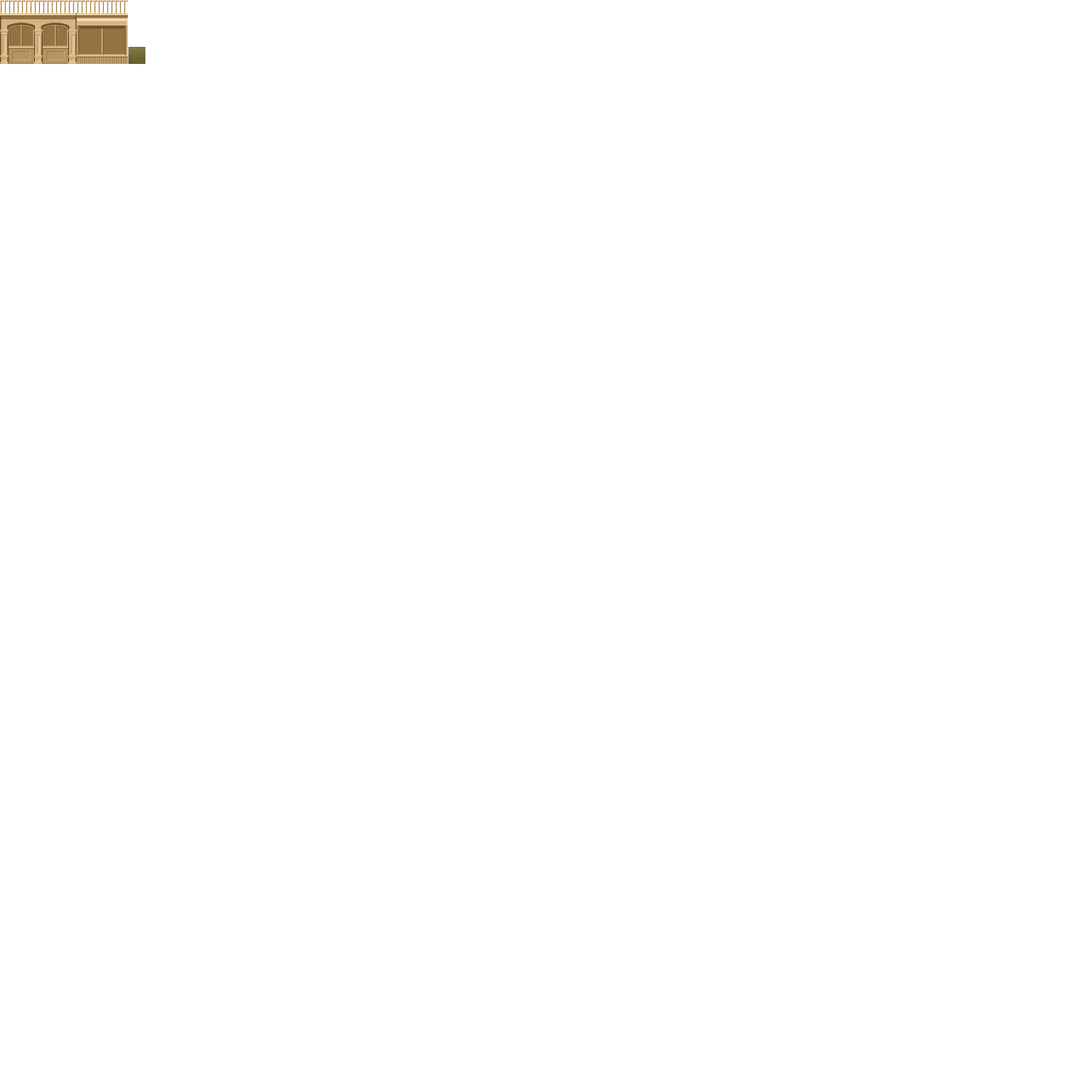
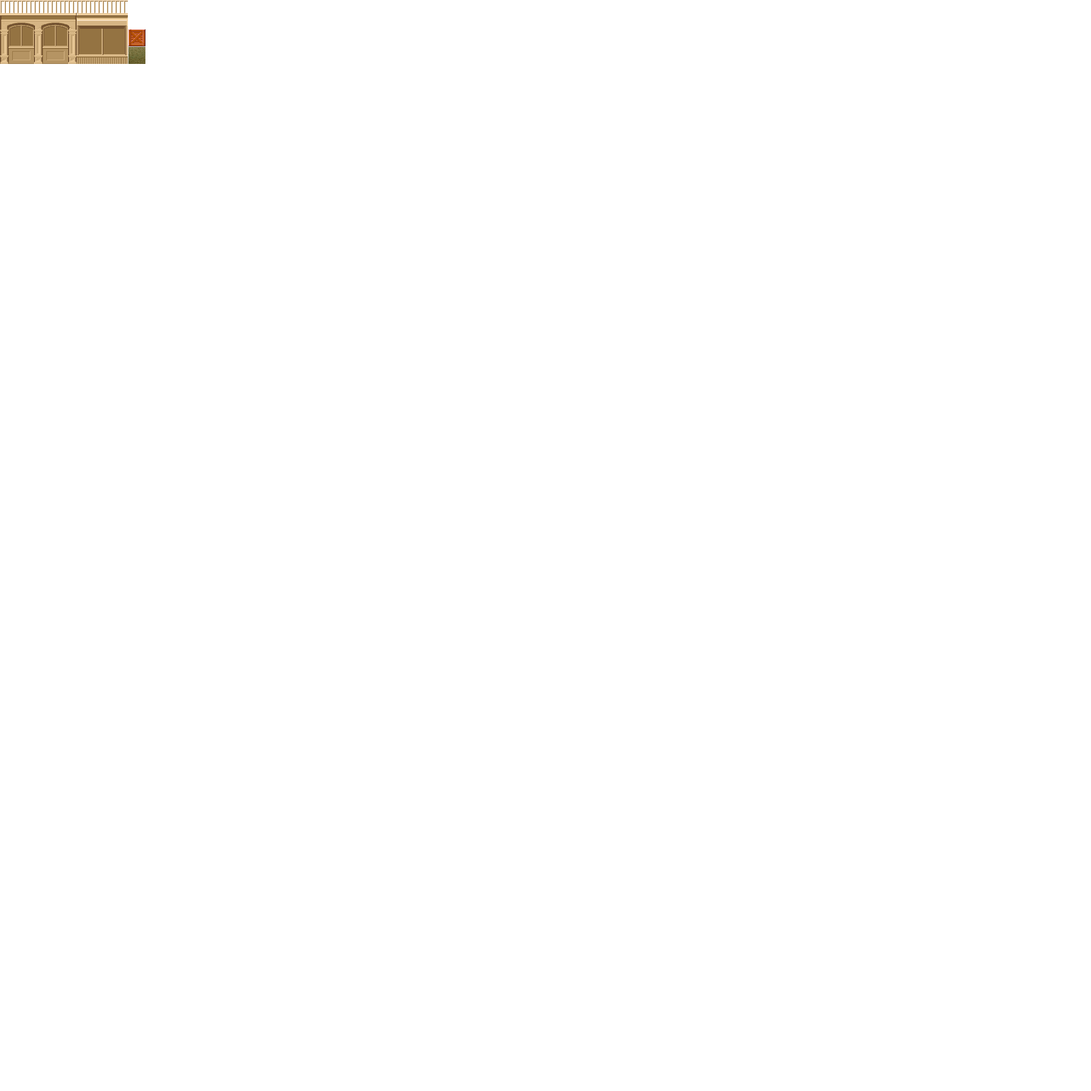
Comparing the layer stacks of the two 1091×1091 images. Changes:
added layer "Layer 2" above "Layer 1" over (128, 29, 146, 47)
